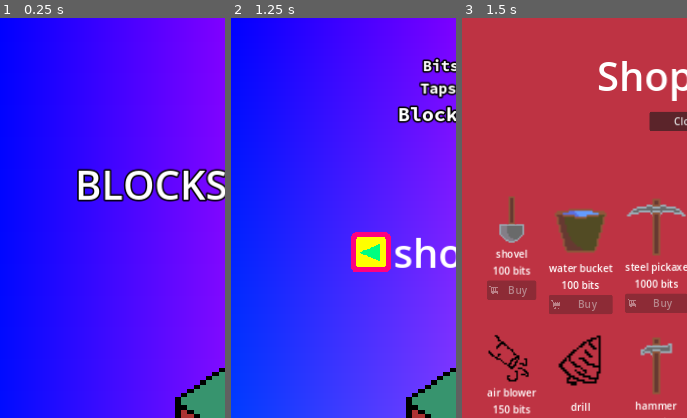
Above: before the commit, frames 1-3 (left to right).
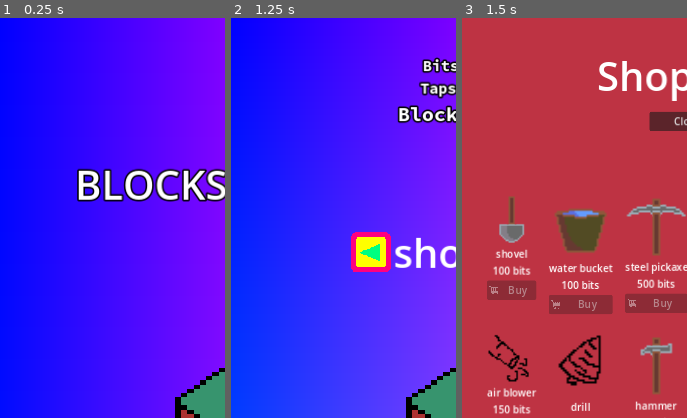
Above: after the commit, the same moments.

Repository: tfcb93/block-in-bits
Game: Godot game, scene res://Scenes/game.tscn
The game is run twice, just before and just after one commit, with the same random seed, the same clock (stepped at 60 frames per second) and the same inputs.
Inputs (mouse positions are % of the whole screen's width and height, from its top left):
- Up to frame 1 (0.25 s): no input
- Up to frame 2 (1.25 s): move the mouse to (72, 45) at 0.52 s; click (72, 45) at 0.67 s
- Up to frame 3 (1.5 s): click "SHOP" at 1.25 s
The pictures show only the part of the screen within x 0-50%, y 0-50%; the shares and areas given below are measured in that part.

Frames 1-2 are identical in both runs. In frame 3, 0.3% of the frame differs, in the area x 76-96%, y 65-68%.

Commit message:
makes small changes on the block generation; Changes the value of the steel pickaxe

Diff:
--- a/Scenes/game_over.tscn
+++ b/Scenes/game_over.tscn
@@ -46,12 +46,4 @@
 theme_override_font_sizes/font_size = 64
 text = "Restart"
 
-[node name="Quit" type="Button" parent="CanvasLayer/VBoxContainer"]
-layout_mode = 2
-theme_override_fonts/font = ExtResource("2_vhce6")
-theme_override_font_sizes/font_size = 64
-text = "Quit
-"
-
 [connection signal="button_down" from="CanvasLayer/VBoxContainer/Restart" to="." method="_on_restart_button_down"]
-[connection signal="button_down" from="CanvasLayer/VBoxContainer/Quit" to="." method="_on_quit_button_down"]
--- a/Scripts/block_pile.gd
+++ b/Scripts/block_pile.gd
@@ -71,13 +71,14 @@
 func generate_block_pile() -> void:
 	if total_blocks_generated == 0:
 		generate_starter_blocks();
-	elif total_blocks_generated >= 20 or total_blocks_generated < 1000:
+	elif total_blocks_generated >= 20 or total_blocks_generated < 500:
 		generate_new_block_level_1();
+	elif total_blocks_generated >= 500 or total_blocks_generated < 1000:
+		generate_new_block_level_2();
 	elif total_blocks_generated >= 1000 or total_blocks_generated < 10000:
-		generate_new_block_level_2();
-	# TODO: Delete this elif statement when building other levels
+		generate_new_block_level_3();
 	elif total_blocks_generated >= 100000:
-		generate_new_block_level_3();
+		generate_new_block_level_4();
 	#elif total_blocks_generated >= 10000 or total_blocks_generated < 100000:
 		#generate_new_block_random_1();
 	#elif total_blocks_generated >= 100000:
@@ -94,11 +95,20 @@
 
 	match last_pile_block:
 		"metal":
-			insert_new_block_in_pile_types(["stone", "metal", "silver", "gold", "copper"]);
+			insert_new_block_in_pile_types(["stone", "metal"]);
 		"stone":
 			insert_new_block_in_pile_types(["stone", "metal", "coal"]);
 		"coal":
 			insert_new_block_in_pile_types(["stone", "coal"]);
+		_:
+			generate_random_block();
+
+func generate_new_block_level_2() -> void:
+	var last_pile_block = pile_types[len(pile.get_children()) - 2];
+
+	match last_pile_block:
+		"metal":
+			insert_new_block_in_pile_types(["stone", "metal", "silver", "gold", "copper"]);
 		"silver":
 			insert_new_block_in_pile_types(["metal", "silver", "gold", "copper"]);
 		"gold":
@@ -108,26 +118,30 @@
 		"quartz":
 			insert_new_block_in_pile_types(["quartz", "silver", "gold"]);
 		_:
-			generate_random_block();
+			generate_new_block_level_1();
 
-func generate_new_block_level_2() -> void:
+func generate_new_block_level_3() -> void:
 	var last_pile_block = pile_types[len(pile.get_children()) - 2];
 	match last_pile_block:
+		"quartz":
+			insert_new_block_in_pile_types(["quartz", "emerald", "ruby", "sapphire", "diamond"]);
 		"diamond":
 			insert_new_block_in_pile_types(["lava", "stone", "coal"]);
 		"emerald":
-			insert_new_block_in_pile_types(["stone", "coal", "emerald"]);
+			insert_new_block_in_pile_types(["stone", "coal", "emerald", "quartz"]);
 		"ruby":
-			insert_new_block_in_pile_types(["stone", "coal", "ruby"]);
+			insert_new_block_in_pile_types(["stone", "coal", "ruby", "quartz"]);
 		"sapphire":
-			insert_new_block_in_pile_types(["stone", "coal", "sapphire"]);
+			insert_new_block_in_pile_types(["stone", "coal", "sapphire", "quartz"]);
 		"lava":
 			insert_new_block_in_pile_types(["stone"]);
 		_:
-			generate_new_block_level_1();
-func generate_new_block_level_3() -> void:
+			generate_new_block_level_2();
+func generate_new_block_level_4() -> void:
 	var last_pile_block = pile_types[len(pile.get_children()) - 2];
 	match last_pile_block:
+		"metal":
+			insert_new_block_in_pile_types(["stone", "metal", "silver", "gold", "copper", "plastic", "concrete", "electrical", "mechanical"]);
 		"plastic":
 			insert_new_block_in_pile_types(["coal, metal, electrical, concrete, mechanical"]);
 		"concrete":
@@ -139,7 +153,8 @@
 		"dust":
 			insert_new_block_in_pile_types(["stone, concrete, coal"]);
 		_:
-			generate_new_block_level_2();
+			generate_new_block_level_3();
+
 func generate_new_block_random_2() -> void:
 	pass
 
--- a/Scripts/blocks_and_pickaxes.gd
+++ b/Scripts/blocks_and_pickaxes.gd
@@ -154,7 +154,7 @@
 var pickaxe_information = {
 	"shovel" = {"id"= "shovel", "name" = "shovel", "image_name" = "shovel", "price" = 100, "life_at_start" = 100},
 	"water" = {"id"= "water", "name" = "water bucket", "image_name" = "water", "price" = 100, "life_at_start" = 1},
-	"steel" = {"id"= "steel", "name" = "steel pickaxe", "image_name" = "steel", "price" = 1000, "life_at_start" = 500},
+	"steel" = {"id"= "steel", "name" = "steel pickaxe", "image_name" = "steel", "price" = 500, "life_at_start" = 500},
 	"stone" = {"id"= "stone", "name" = "stone pickaxe", "image_name" = "stone", "price" = 300, "life_at_start" = 100},
 	"blower" = {"id"= "blower", "name" = "air blower", "image_name" = "air-blower", "price" = 150, "life_at_start" = 50},
 	"drill" = {"id"= "drill", "name" = "drill", "image_name" = "drill", "price" = 600, "life_at_start" = 300},
--- a/Scripts/game_over.gd
+++ b/Scripts/game_over.gd
@@ -12,8 +12,5 @@
 
 
 func _on_restart_button_down() -> void:
+	# I need to create a reset function I think
 	pass;
-
-
-func _on_quit_button_down() -> void:
-	get_tree().quit();
--- a/project.godot
+++ b/project.godot
@@ -26,7 +26,6 @@
 window/size/viewport_width=720
 window/size/viewport_height=1280
 window/stretch/mode="canvas_items"
-window/stretch/aspect="expand"
 window/handheld/orientation=1
 
 [input_devices]
